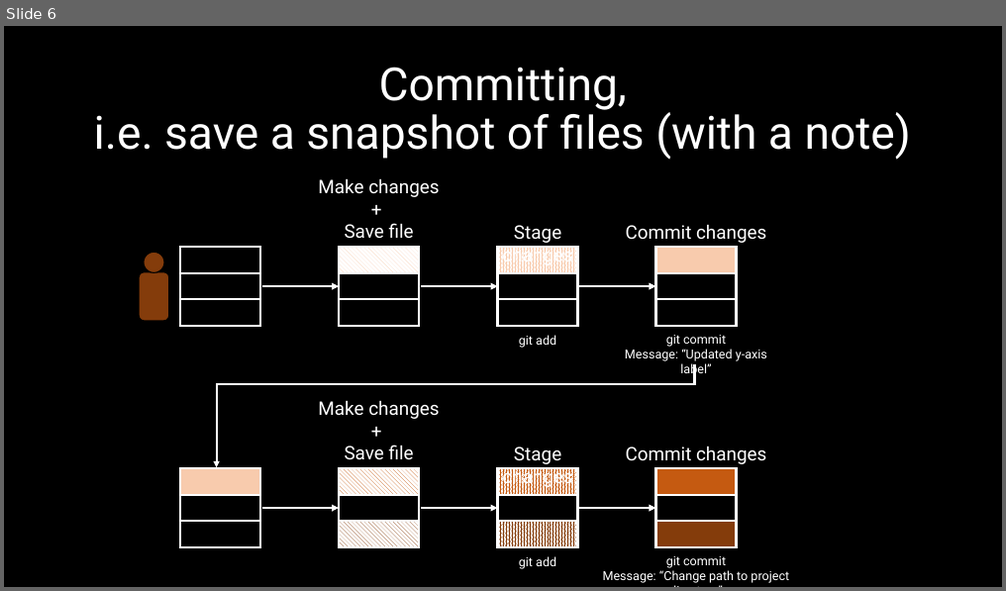
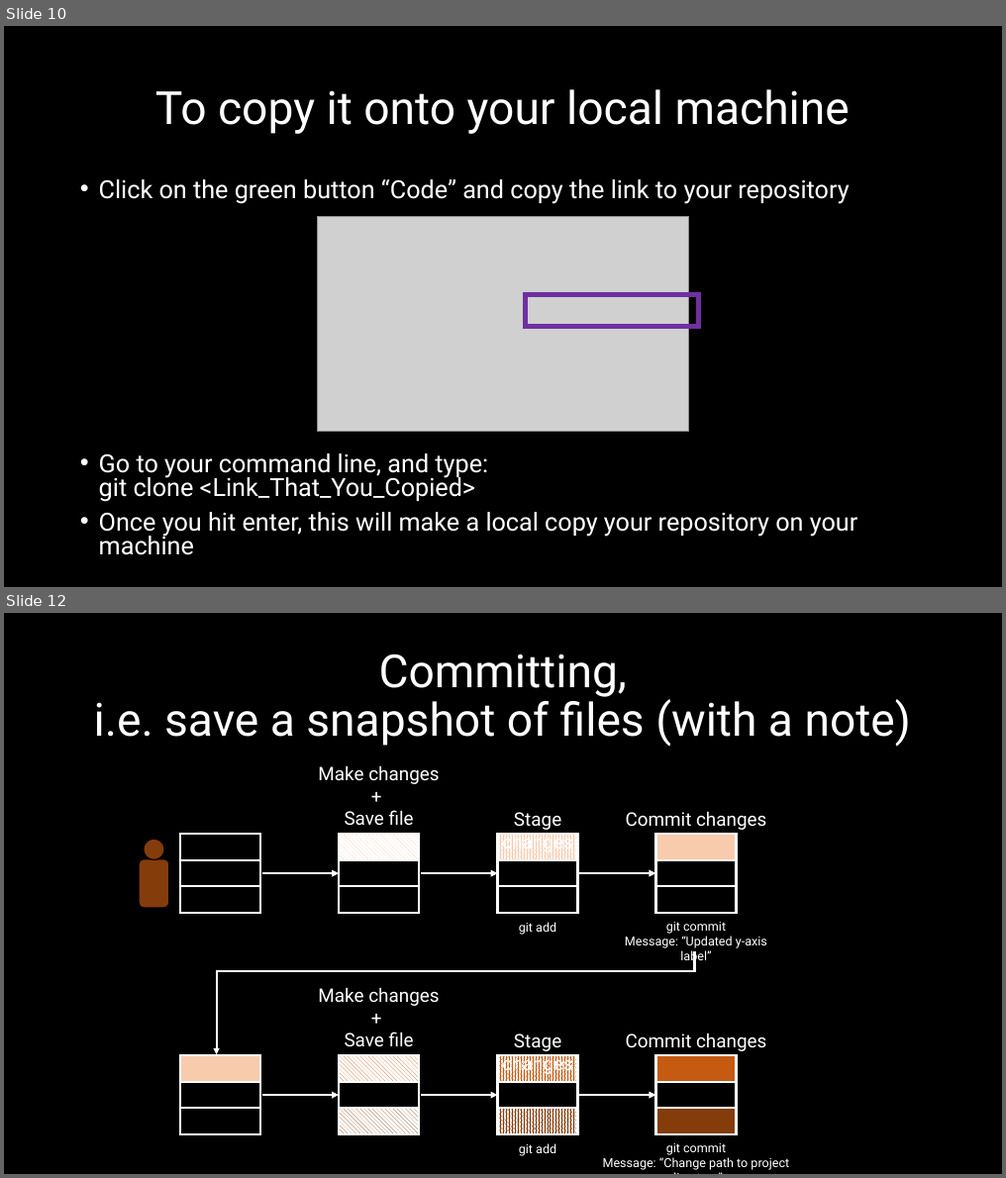
Before and after one commit to mrinmayik/GitHubTutorial, a slide deck: GitHubTutorial_Presentation.pptx. Shown one above the other, each under a label of ours: slide 6 before the commit, slides 10 and 12 after it; the slides between them are not shown. The pictures are 1006x591 and 1006x1178 pixels, drawn with LibreOffice and Linux fonts; fonts in the diff are those of the drawing; grey boxes stand for pictures. Boxes give left, top, right and bottom in pixels: in the first picture for what was removed or moved away, otherwise in the second. Text is boxed around its words. In the diff, an @@ line names an element or a change of style, - is before the commit and + after.

```diff
--- a/GitHubTutorial_Presentation.pptx
+++ b/GitHubTutorial_Presentation.pptx
@@ slide 10 added at (x1=4, y1=26, x2=1002, y2=587), background #000000 @@
@@ title added at (x1=155, y1=89, x2=849, y2=134), 44 pt, text #FFFFFF @@
+To copy it onto your local machine
@@ text added at (x1=99, y1=179, x2=858, y2=556), 24 pt, text #FFFFFF @@
+• Click on the green button “Code” and copy the link to your repository
+• Go to your command line, and type:
+  git clone <Link_That_You_Copied>
+• Once you hit enter, this will make a local copy your repository on your machine
@@ picture added at (x1=318, y1=216, x2=689, y2=432) @@
@@ rectangle added at (x1=526, y1=294, x2=699, y2=326), outline #7030A0 4.5 pt @@
@@ what was slide 6 is now slide 12 @@
```
Also in this commit, not shown: 1 slide changed, 5 other slides added, 1 other file.
